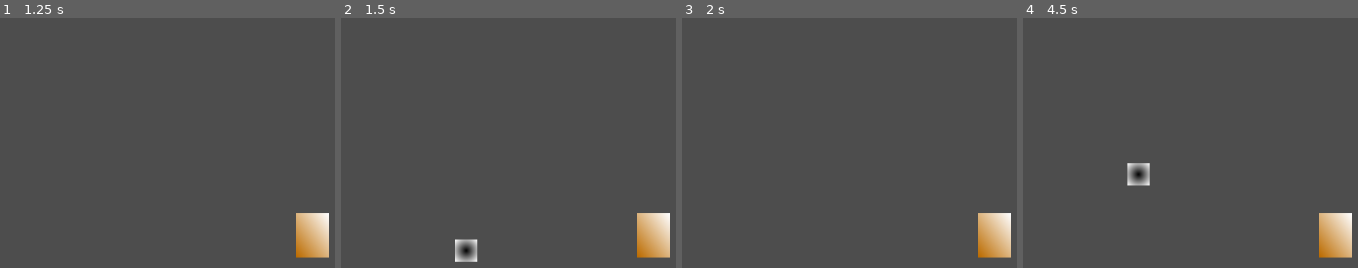
Above: before the commit, frames 1-4 (left to right).
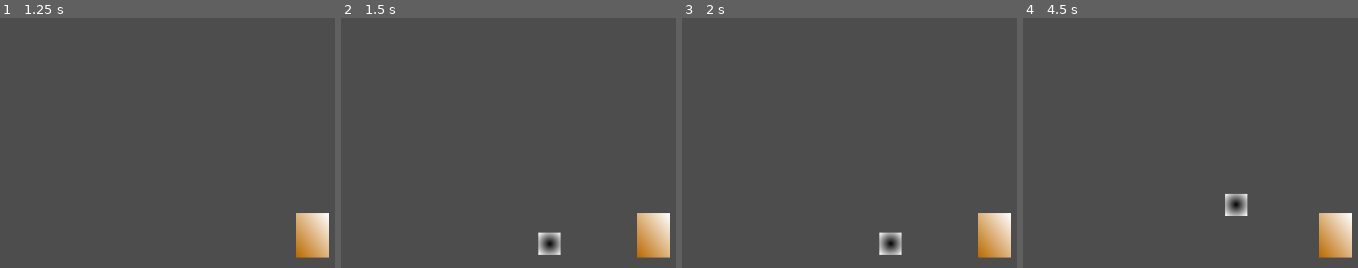
Above: after the commit, the same moments.

Repository: dranik544/explanation-overdue
Game: Godot game, scene res://scenes/main.tscn
Two runs of this game, one before a commit and one after it. Both use one fixed random seed, a clock stepped at 60 frames per second and the inputs below. Before the commit the project has no main scene; this scene is started directly in both runs.
Inputs (mouse positions are in pixels of both pictures, inside the frame that each line leads up to):
- Up to frame 1 (1.25 s): move the mouse to (271, 135) at 0.52 s; click (271, 135) at 0.67 s
- Up to frame 2 (1.5 s): tap Enter at 1.25 s; drag from (outside the picture) to (612, 135) at 1.27 s
- Up to frame 3 (2 s): no input
- Up to frame 4 (4.5 s): tap Space at 2, 3.5 s; move the mouse to (outside the picture) at 2.02 s; click (outside the picture) at 2.17 s; tap Enter at 2.75, 4.25 s; drag from (outside the picture) to (outside the picture) at 2.77 s; move the mouse to (outside the picture) at 3.52 s; click (outside the picture) at 3.67 s; drag from (outside the picture) to (outside the picture) at 4.27 s

Frame 1 is identical in both runs. In frame 2, 1.1% of the frame differs, in the area x 34-66%, y 85-98%; in frame 3, 0.5%; in frame 4, 1.0%.

Commit message:
ограничения прицела

Diff:
--- a/project.godot
+++ b/project.godot
@@ -11,6 +11,7 @@
 [application]
 
 config/name="Explanation Overdue"
+run/main_scene="uid://sq62i7vh4s13"
 config/features=PackedStringArray("4.4", "GL Compatibility")
 config/icon="res://icon.svg"
 
--- a/scenes/player/player.gd
+++ b/scenes/player/player.gd
@@ -2,17 +2,20 @@
 
 @onready var aimSprite: Sprite2D = $aimSprite
 
-var touchMoveActive: bool = false     # срабатывает, когда касание части экрана для ходьбы активно
-var touchMoveStartX: float = 0.0      # расчёт начальной точки касания
-var touchMoveDragOffsetX: float = 0.0 # финальный расчёт движения
+var touchMoveActive: bool = false       # срабатывает, когда касание части экрана для ходьбы активно
+var touchMoveStartX: float = 0.0        # расчёт начальной точки касания
+var touchMoveDragOffsetX: float = 0.0   # финальный расчёт движения
 
-var touchAimActive: bool = false               # срабатывает, когда касание части экрана для прицеливания активно
-var touchAimStart: Vector2 = Vector2.ZERO      # расчёт начальной точки касания
-var touchAimDragOffset: Vector2 = Vector2.ZERO # финальный расчёт расположения прицела
+var touchAimActive: bool = false                 # срабатывает, когда касание части экрана для прицеливания активно
+var touchAimStart: Vector2 = Vector2.ZERO        # расчёт начальной точки касания
+var touchAimDragOffset: Vector2 = Vector2.ZERO   # финальный расчёт расположения прицела
+var lastTouchAimPos: Vector2 = Vector2.ZERO      # последнее касание части экрана для прицеливания
 
 @export var maxSpeedMove: float = 300.0              # максимальная скорость передвижения игрока
 @export var accelerationMove: float = 20.0           # плавность начала ходьбы
 @export var deaccelerationMove: float = 40.0         # плавность конца ходьбы
+@export var enableMaxDistanceAim: bool = true        # включить ограничения прицела по растоянию
+@export var maxDistanceAim: float = 75.0             # ограничения прицела по растоянию
 
 
 func _ready() -> void:
@@ -58,11 +61,13 @@
 	elif event is InputEventScreenDrag and touchMoveActive:
 		touchMoveDragOffsetX = (event.position.x - touchMoveStartX) * Global.sensivityMove
 
+var lastRightTouchPos: Vector2 = Vector2.ZERO
+
 func rightTouch(event: InputEvent):
 	if event is InputEventScreenTouch:
 		if event.pressed:
 			touchAimActive = true
-			touchAimStart = event.position
+			lastRightTouchPos = event.position
 			touchAimDragOffset = Vector2.ZERO
 			aimSprite.visible = true
 		else:
@@ -70,4 +75,14 @@
 			touchAimDragOffset = Vector2.ZERO
 			aimSprite.visible = false
 	elif event is InputEventScreenDrag and touchAimActive:
-		touchAimDragOffset = (event.position - touchAimStart) * Global.sensivityAim
+		# так как я долбоёб, тут надо подробнее выписать:
+		# производим запоминание последнего места касания, ведь позже lastRightTouchPos будет изменён
+		var lastTouch: Vector2 = event.position - lastRightTouchPos
+		lastRightTouchPos = event.position                            # <- вот он меняется
+
+		# теперь двигаем прицел в нужное место
+		touchAimDragOffset += lastTouch * Global.sensivityAim
+
+		# тут проверка, насколько далеко прицел от игрока. если далеко тооооооооо
+		if touchAimDragOffset.length() > maxDistanceAim:
+			touchAimDragOffset = touchAimDragOffset.normalized() * maxDistanceAim # мы хуярим его :)
